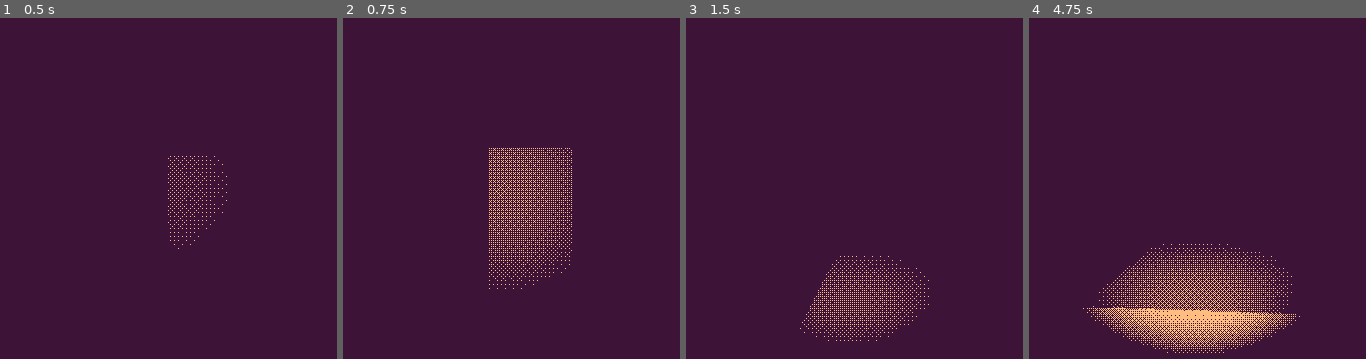
Above: before the commit, frames 1-4 (left to right).
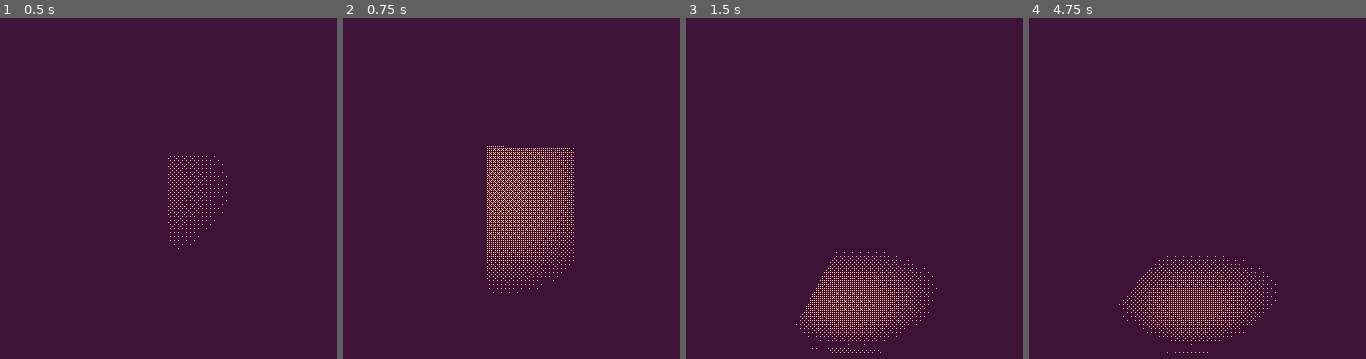
Above: after the commit, the same moments.

Repository: Tyrannicodin/1-bit
Game: Godot game, scene res://scenes/basic_3d.tscn
Two runs of this game, one before a commit and one after it. Both use one fixed random seed, a clock stepped at 60 frames per second and the inputs below.
Inputs (mouse positions are in pixels of both pictures, inside the frame that each line leads up to):
- Up to frame 1 (0.5 s): no input
- Up to frame 2 (0.75 s): tap Enter at 0.5 s; move the mouse to (551, 185) at 0.52 s; hold W (forward) from 0.53 s (still down); tap Q (interact) at 0.6 s
- Up to frame 3 (1.5 s): keep holding W (forward); tap Space (jump) at 0.77 s; move the mouse to (810, 191) at 1.27 s; tap Q (interact) at 1.35 s
- Up to frame 4 (4.75 s): keep holding W (forward); tap Space (jump) at 1.52, 2, 3.02, 3.5, 3.77, 4.52 s; move the mouse to (1214, 181) at 2.02 s; tap E (torch) at 2.1, 4.35 s; tap Q (interact) at 2.3, 2.85, 3.6, 4.55 s; tap Enter at 2.75, 4.25 s; move the mouse to (1184, 195) at 2.77 s; move the mouse to (1254, 195) at 3.52 s; move the mouse to (1133, 181) at 4.27 s

Frame 1 is identical in both runs. In frame 2, 0.3% of the frame differs, in the area x 42-69%, y 37-81%; in frame 3, 0.4%; in frame 4, 3.8%, in the area x 16-81%, y 66-99%.
Error before the commit: Invalid call to function 'interact (via call)' in base 'Node3D (table.gd)'. Expected 1 arguments. (res://scripts/player.gd:47)

Commit message:
Add hiding of interact label on drawer open

Diff:
--- a/scenes/basic_3d.tscn
+++ b/scenes/basic_3d.tscn
@@ -59,16 +59,16 @@
 [node name="WorldEnvironment" type="WorldEnvironment" parent="."]
 environment = SubResource("Environment_c75c4")
 
-[node name="table" parent="." groups=["interactable"] instance=ExtResource("3_c1med")]
+[node name="Table" parent="." groups=["interactable"] instance=ExtResource("3_c1med")]
 transform = Transform3D(1, 0, 0, 0, 1, 0, 0, 0, 1, -4.94753, 0, -0.565056)
 script = ExtResource("4_c12t3")
 
-[node name="Animator" type="AnimationPlayer" parent="table"]
+[node name="Animator" type="AnimationPlayer" parent="Table"]
 libraries = {
 "drawer_animations": SubResource("AnimationLibrary_7cb24")
 }
 
-[node name="label" type="Label3D" parent="table"]
+[node name="Label" type="Label3D" parent="Table"]
 transform = Transform3D(-1, 0, 8.74228e-08, 2.61939e-08, 0.954057, 0.299624, -8.34063e-08, 0.299624, -0.954057, 0, 0.997142, -0.611562)
 visible = false
 text = "q"
--- a/scripts/player.gd
+++ b/scripts/player.gd
@@ -44,7 +44,7 @@
 				minimum_node = node
 		if not minimum_node:
 			return
-		minimum_node.call("interact")
+		minimum_node.call("interact", self)
 
 	if Input.is_action_just_pressed("ui_cancel"):
 		if mouse_captured:
--- a/scripts/table.gd
+++ b/scripts/table.gd
@@ -3,6 +3,7 @@
 
 var player: CharacterBody3D = null
 var inrange = false
+var open = false
 
 @export var range = 10
 
@@ -20,11 +21,22 @@
 
 	var distance = player.global_position.distance_squared_to(global_position)
 	if distance < range:
-		get_node("label").show()
+		if open:
+			$Label.hide()
+		else:
+			$Label.show()
 		inrange = true
 	else:
-		get_node("label").hide()
+		$Label.hide()
 		inrange = false
+		if open:
+			open = false
+			$Animator.play("drawer_animations/animation_drawer_close")
 
 func interact(player):
-	pass
+	if open:
+		open = false
+		$Animator.play("drawer_animations/animation_drawer_close")
+	else:
+		open = true
+		$Animator.play("drawer_animations/animation_drawer_open")
